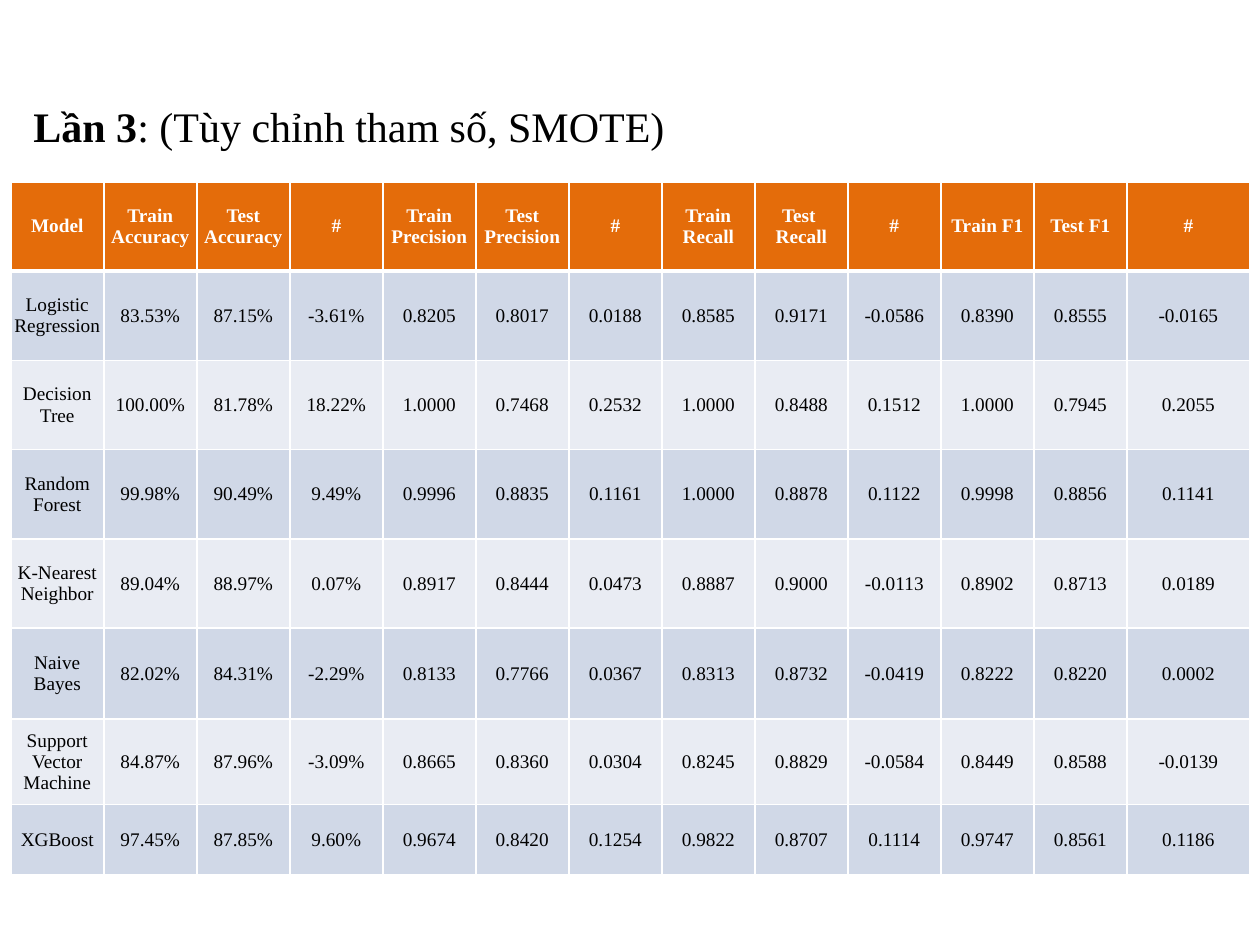
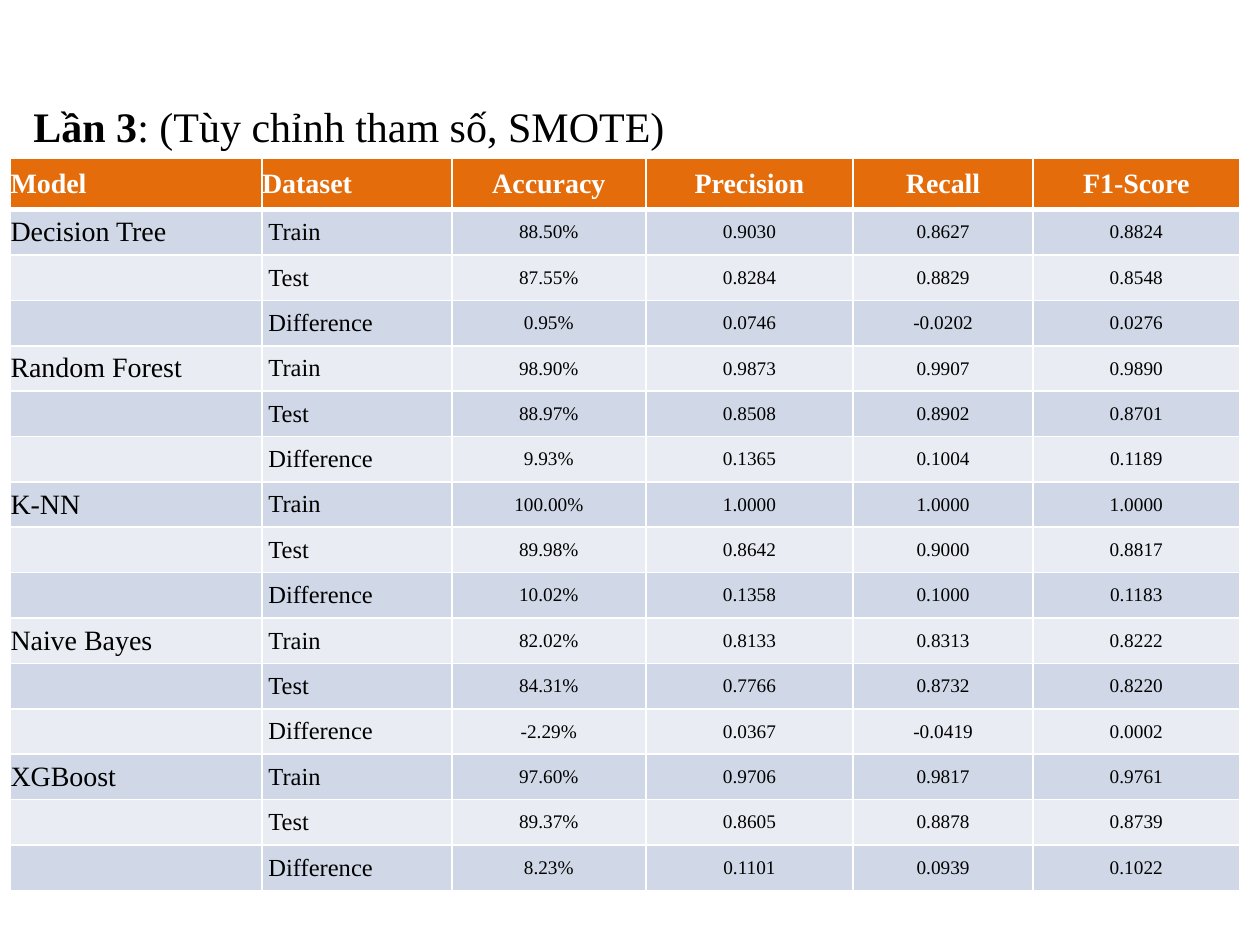
Before and after one commit to VietHung3004/Project_2, a slide deck: slide 28 of cnpm pdf.pptx (slide 15 before the commit). Drawn at 1260x945 pixels with LibreOffice and Linux fonts; fonts in the diff are those of the drawing; background and template pictures are left out. Boxes give left, top, right and bottom in pixels: in the first picture for what was removed or moved away, otherwise in the second. Text is boxed around its words. In the diff, an @@ line names an element or a change of style, - is before the commit and + after.

```diff
--- a/cnpm pdf.pptx
+++ b/cnpm pdf.pptx
@@ table at <box>10,158,1241,890</box> @@
-Model | Train Accuracy | Test Accuracy | # | Train Precision | Test Precision | # | Train Recall | Test / Recall | # | Train F1 | Test F1 | #
-Logistic Regression | 83.53% | 87.15% | -3.61% | 0.8205 | 0.8017 | 0.0188 | 0.8585 | 0.9171 | -0.0586 | 0.8390 | 0.8555 | -0.0165
-Decision Tree | 100.00% | 81.78% | 18.22% | 1.0000 | 0.7468 | 0.2532 | 1.0000 | 0.8488 | 0.1512 | 1.0000 | 0.7945 | 0.2055
-Random Forest | 99.98% | 90.49% | 9.49% | 0.9996 | 0.8835 | 0.1161 | 1.0000 | 0.8878 | 0.1122 | 0.9998 | 0.8856 | 0.1141
-K-Nearest Neighbor | 89.04% | 88.97% | 0.07% | 0.8917 | 0.8444 | 0.0473 | 0.8887 | 0.9000 | -0.0113 | 0.8902 | 0.8713 | 0.0189
-Naive Bayes | 82.02% | 84.31% | -2.29% | 0.8133 | 0.7766 | 0.0367 | 0.8313 | 0.8732 | -0.0419 | 0.8222 | 0.8220 | 0.0002
-Support Vector Machine | 84.87% | 87.96% | -3.09% | 0.8665 | 0.8360 | 0.0304 | 0.8245 | 0.8829 | -0.0584 | 0.8449 | 0.8588 | -0.0139
-XGBoost | 97.45% | 87.85% | 9.60% | 0.9674 | 0.8420 | 0.1254 | 0.9822 | 0.8707 | 0.1114 | 0.9747 | 0.8561 | 0.1186
+Model | Dataset | Accuracy | Precision | Recall | F1-Score
+Decision Tree | Train | 88.50% | 0.9030 | 0.8627 | 0.8824
+ | Test | 87.55% | 0.8284 | 0.8829 | 0.8548
+ | Difference | 0.95% | 0.0746 | -0.0202 | 0.0276
+Random Forest | Train | 98.90% | 0.9873 | 0.9907 | 0.9890
+ | Test | 88.97% | 0.8508 | 0.8902 | 0.8701
+ | Difference | 9.93% | 0.1365 | 0.1004 | 0.1189
+K-NN | Train | 100.00% | 1.0000 | 1.0000 | 1.0000
+ | Test | 89.98% | 0.8642 | 0.9000 | 0.8817
+ | Difference | 10.02% | 0.1358 | 0.1000 | 0.1183
+Naive Bayes | Train | 82.02% | 0.8133 | 0.8313 | 0.8222
+ | Test | 84.31% | 0.7766 | 0.8732 | 0.8220
+ | Difference | -2.29% | 0.0367 | -0.0419 | 0.0002
+XGBoost | Train | 97.60% | 0.9706 | 0.9817 | 0.9761
+ | Test | 89.37% | 0.8605 | 0.8878 | 0.8739
+ | Difference | 8.23% | 0.1101 | 0.0939 | 0.1022
@@ table: place and size @@
-table at <box>11,181,1254,874</box>
+table at <box>10,158,1241,890</box>
```
Also in this commit, not shown: 7 other slides changed, 13 slides added, 10 other files.
